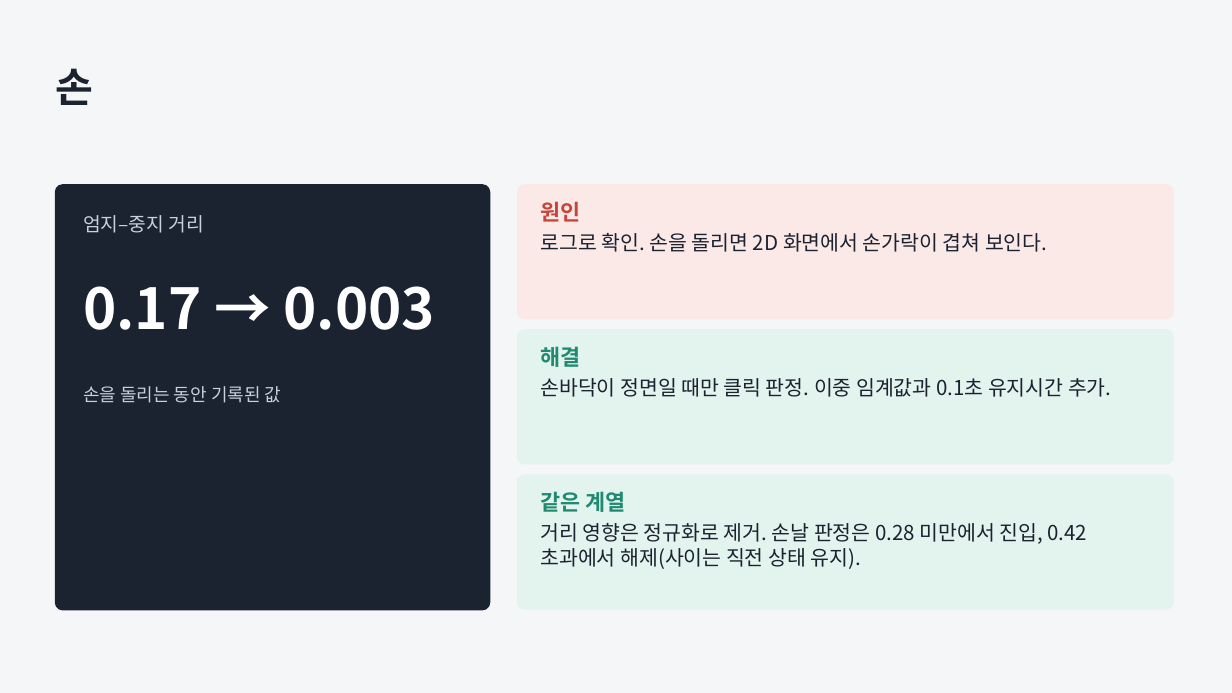
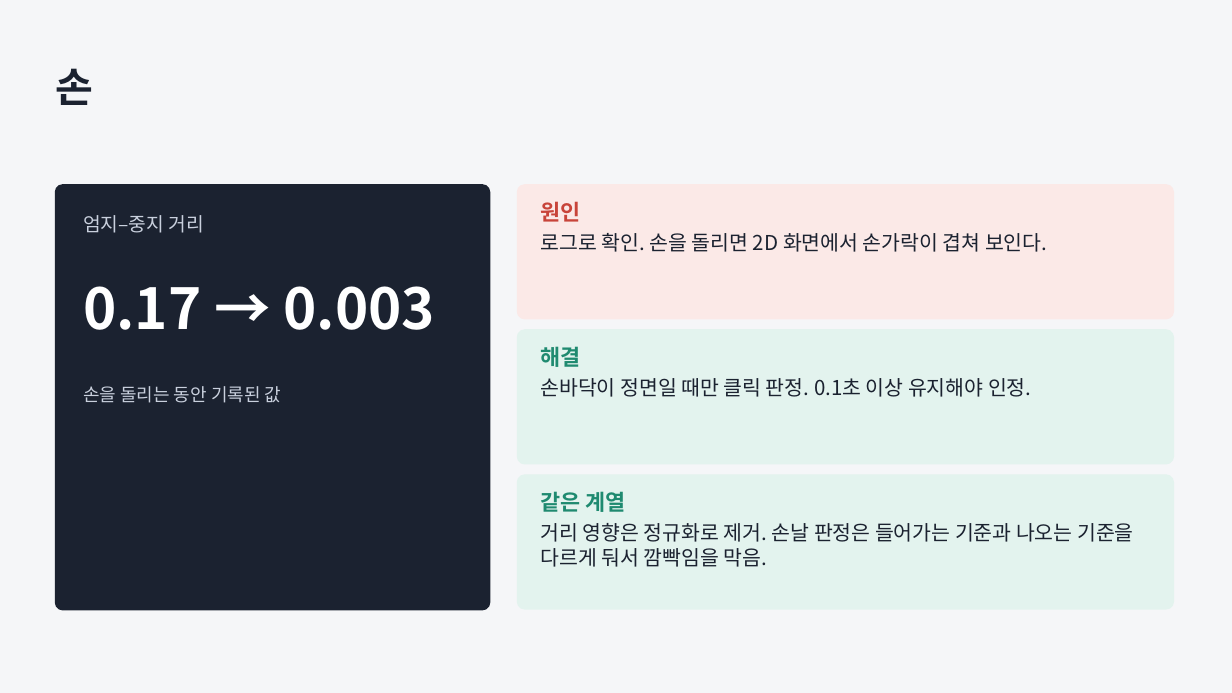
Before and after one commit to JungUH-0/JungPra, a slide deck: slide 7 of pythonpra/myproject/ppt/assistant_devlog.pptx. Drawn at 1232x693 pixels with LibreOffice and Linux fonts; fonts in the diff are those of the drawing. Boxes give left, top, right and bottom in pixels: in the first picture for what was removed or moved away, otherwise in the second. Text is boxed around its words. In the diff, an @@ line names an element or a change of style, - is before the commit and + after.

```diff
--- a/pythonpra/myproject/ppt/assistant_devlog.pptx
+++ b/pythonpra/myproject/ppt/assistant_devlog.pptx
@@ text at <box>540,378,1032,397</box>: text changed @@
-손바닥이 정면일 때만 클릭 판정. 이중 임계값과 0.1초 유지시간 추가.
+손바닥이 정면일 때만 클릭 판정. 0.1초 이상 유지해야 인정.
@@ text at <box>540,523,1134,567</box>: text changed @@
-거리 영향은 정규화로 제거. 손날 판정은 0.28 미만에서 진입, 0.42 초과에서 해제(사이는 직전 상태 유지).
+거리 영향은 정규화로 제거. 손날 판정은 들어가는 기준과 나오는 기준을 다르게 둬서 깜빡임을 막음.
```
Also in this commit, not shown: 3 other files.
